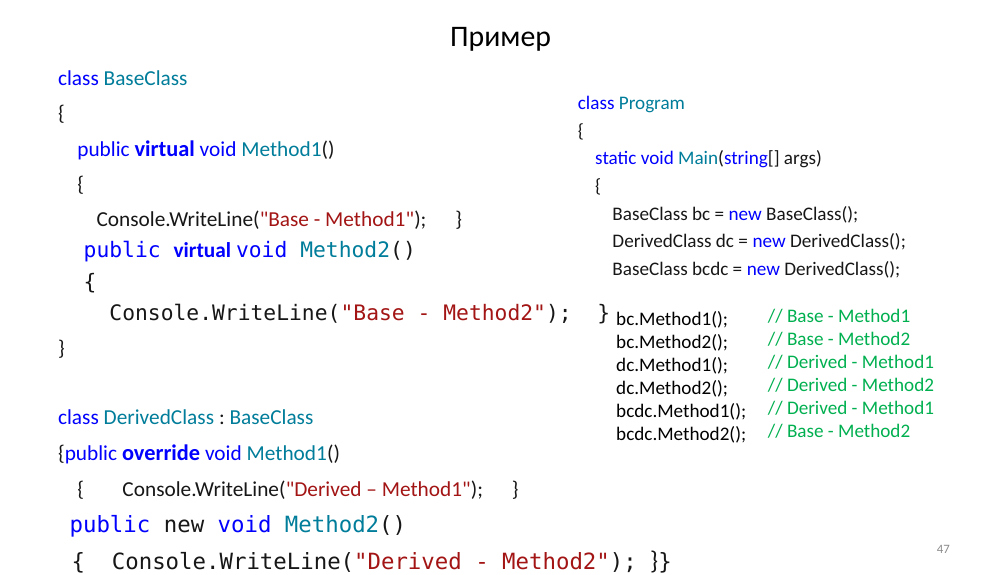
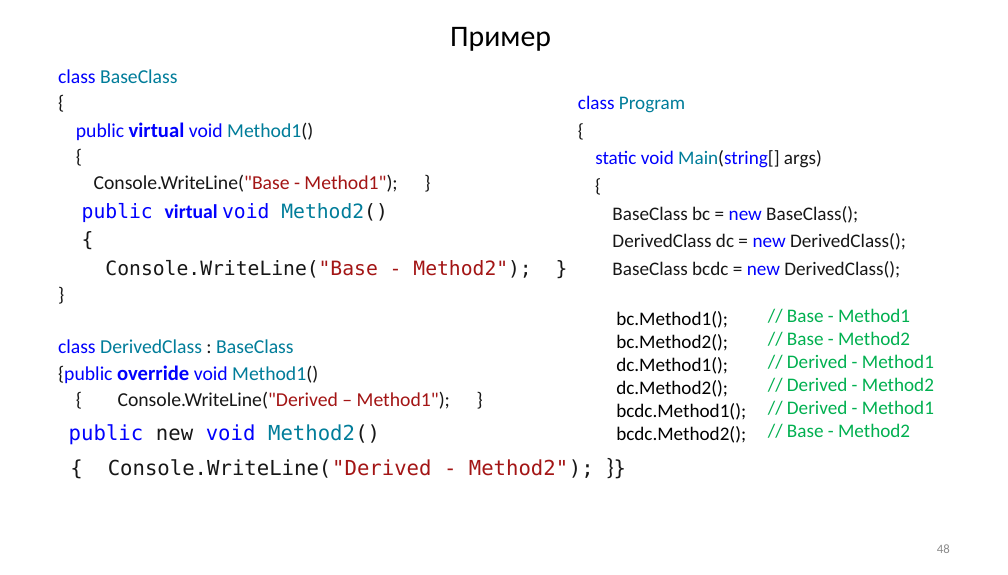
Before and after one commit to Mrztv/KRSU, a slide deck: slide 48 of 2026/ООП/Хмелева/ООП2.pptx (slide 47 before the commit). Drawn at 1008x575 pixels with LibreOffice and Linux fonts; fonts in the diff are those of the drawing. Boxes give left, top, right and bottom in pixels: in the first picture for what was removed or moved away, otherwise in the second. Text is boxed around its words. In the diff, an @@ line names an element or a change of style, - is before the commit and + after.

```diff
--- a/2026/ООП/Хмелева/ООП2.pptx
+++ b/2026/ООП/Хмелева/ООП2.pptx
@@ text "class BaseClass" at (58, 69, 594, 478): size 20 to 18.5 pt in "class BaseClass", "{", "public void Method1()", "{" and 8 more places; size 21 to 19.4 pt in "virtual", "override", "public new void Method2()", "{ Console.WriteLine("Derived - Method2"); }}"; size 24 to 22.2 pt in "}}"; less space between paragraphs @@
@@ text at (616, 311, 746, 443): list level 1 to 2 in "bc.Method1();"; list level 1 to 2 in "bc.Method2();"; list level 1 to 2 in "dc.Method1();"; list level 1 to 2 in "dc.Method2();"; list level 1 to 2 in "bcdc.Method1();"; list level 1 to 2 in "bcdc.Method2();" @@
@@ page number at (937, 544, 950, 553): text changed @@
-47
+48
```
Also in this commit, not shown: 89 other slides changed, 1 slide added, 19 other files.
